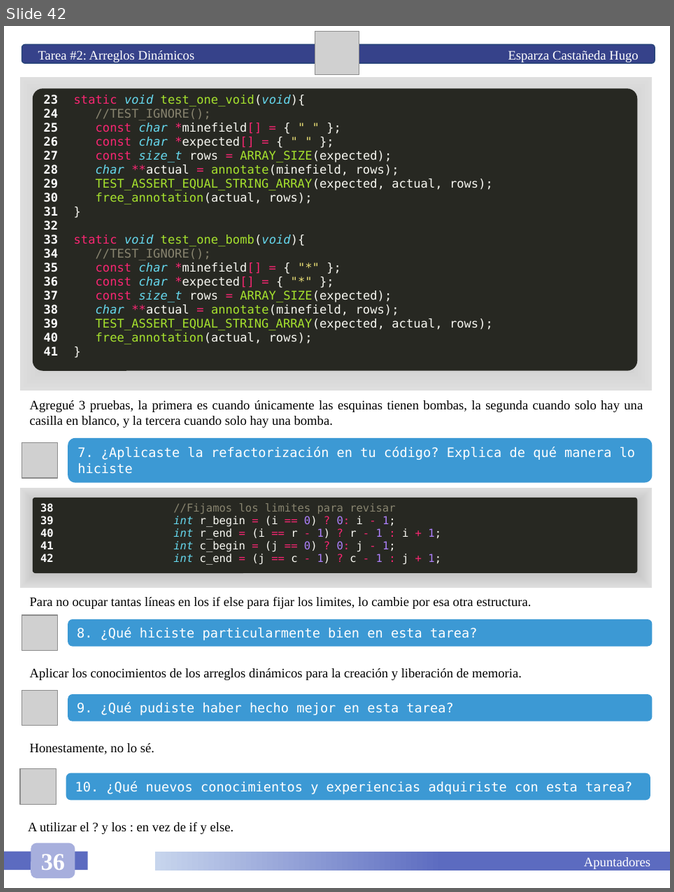
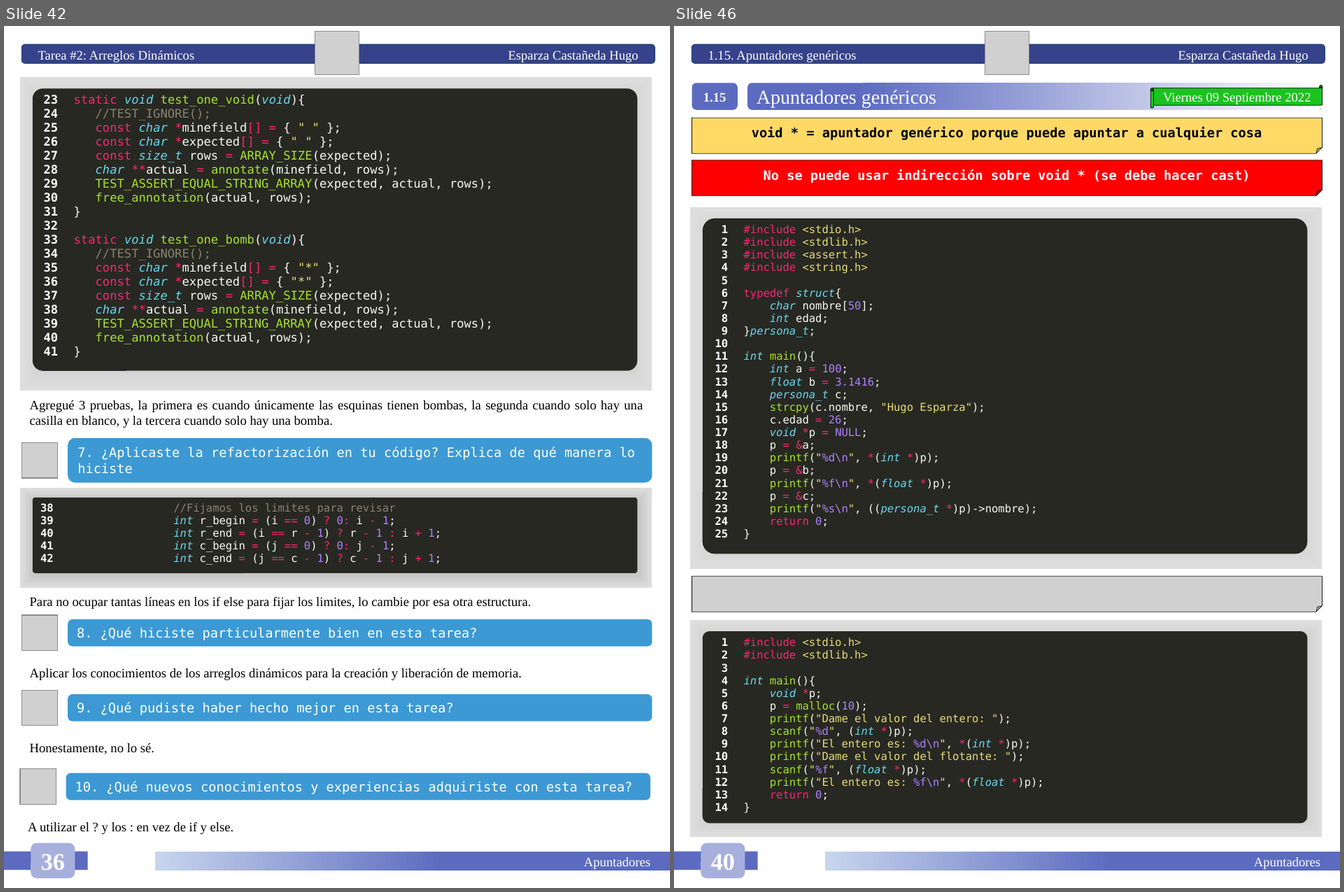
Before and after one commit to HugoEsparzaC/Libreta-Estructuras-II, a slide deck: Estructuras de Datos II.pptx. Shown side by side, each under a label of ours: slide 42 before the commit, slides 42 and 46 after it; the slides between them are not shown. The pictures are 674x892 and 1344x892 pixels, drawn with LibreOffice and Linux fonts; fonts in the diff are those of the drawing; grey boxes stand for pictures. Boxes give left, top, right and bottom in pixels: in the first picture for what was removed or moved away, otherwise in the second. Text is boxed around its words. In the diff, an @@ line names an element or a change of style, - is before the commit and + after.

```diff
--- a/Estructuras de Datos II.pptx
+++ b/Estructuras de Datos II.pptx
@@ slide 46 added at (674,26,1340,888), background #FFFFFF @@
@@ rounded rectangle added at (692,45,1326,64), fill #36428A, outline #28457A 1 pt, 12 pt, text #FFFFFF @@
+1.15. Apuntadores genéricos Esparza Castañeda Hugo
@@ picture added at (986,31,1029,74) @@
@@ rounded rectangle added at (692,83,738,110), fill #5C6BC0, 12 pt, text #FFFFFF, bold @@
+1.15
@@ rounded rectangle added at (748,83,1322,110), fill gradient #5C6BC0 to #FFFFFF, 18 pt, text #FFFFFF @@
+Apuntadores genéricos
@@ horizontal scroll added at (1151,85,1322,109), fill #1CC220, outline #000000 0.5 pt, 12 pt, text #FFFFFF @@
+Viernes 09 Septiembre 2022
@@ folded corner added at (692,118,1322,153), fill #FFD966, outline #1E1F1C 0.5 pt, 12 pt, text #000000, bold @@
+void * = apuntador genérico porque puede apuntar a cualquier cosa
@@ folded corner added at (692,160,1322,195), fill #FF0000, outline #1E1F1C 0.5 pt, 12 pt, text #FFFFFF, bold @@
+No se puede usar indirección sobre void * (se debe hacer cast)
@@ rectangle added at (691,207,1323,569), fill gradient #7B7B7B to #BCBCBC to #DEDEDE to #FFFFFF @@
@@ rounded rectangle added at (702,219,1308,554), fill #272822 @@
@@ table added at (702,220,1308,554), 1 rows, 2 columns @@
+1 / 2 / 3 / 4 / 5 / 6 / 7 / 8 / 9 / 10 / 11 / 12 / 13 / 14 / 15 / 16 / 17 / 18 / 19 / 20 / 21 / 22 / 23 / 24 / 25 | #include <stdio.h> / #include <stdlib.h> / #include <assert.h> / #include <string.h> / typedef struct{ / char nombre[50]; / int edad; / }persona_t; / int main(){ / int a = 100; / float b = 3.1416; / persona_t c; / strcpy(c.nombre, "Hugo Esparza"); / c.edad = 26; / void *p = NULL; / p = &a; / printf("%d\n", *(int *)p); / p = &b; / printf("%f\n", *(float *)p); / p = &c; / printf("%s\n", ((persona_t *)p)->nombre); / return 0; / }
@@ picture added at (692,576,1322,612) @@
@@ rectangle added at (691,620,1323,837), fill gradient #7B7B7B to #BCBCBC to #DEDEDE to #FFFFFF @@
@@ rounded rectangle added at (702,632,1308,823), fill #272822 @@
@@ table added at (702,633,1308,823), 1 rows, 2 columns @@
+1 / 2 / 3 / 4 / 5 / 6 / 7 / 8 / 9 / 10 / 11 / 12 / 13 / 14 | #include <stdio.h> / #include <stdlib.h> / int main(){ / void *p; / p = malloc(10); / printf("Dame el valor del entero: "); / scanf("%d", (int *)p); / printf("El entero es: %d\n", *(int *)p); / printf("Dame el valor del flotante: "); / scanf("%f", (float *)p); / printf("El entero es: %f\n", *(float *)p); / return 0; / }
@@ rounded rectangle added at (701,844,745,879), fill #A7AFDD, 22 pt, text #FFFFFF, bold @@
+40
@@ rectangle added at (674,851,758,870), fill #5C6BC0 @@
@@ rectangle added at (825,852,1340,871), fill gradient #5C6BC0 to #C7D5ED, 12 pt, text #FFFFFF @@
+Apuntadores
```
Also in this commit, not shown: 1 slide changed, 3 other slides added, 1 other file.
